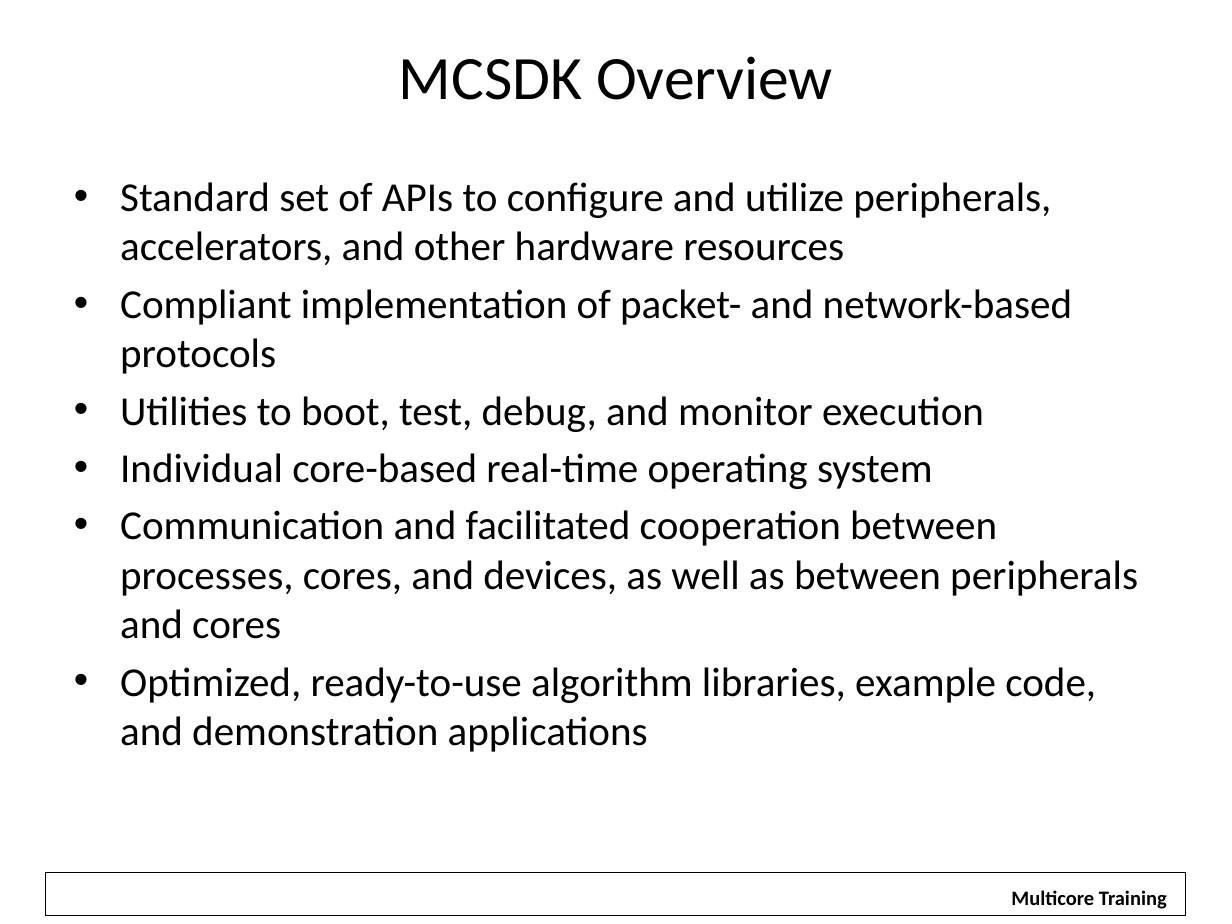
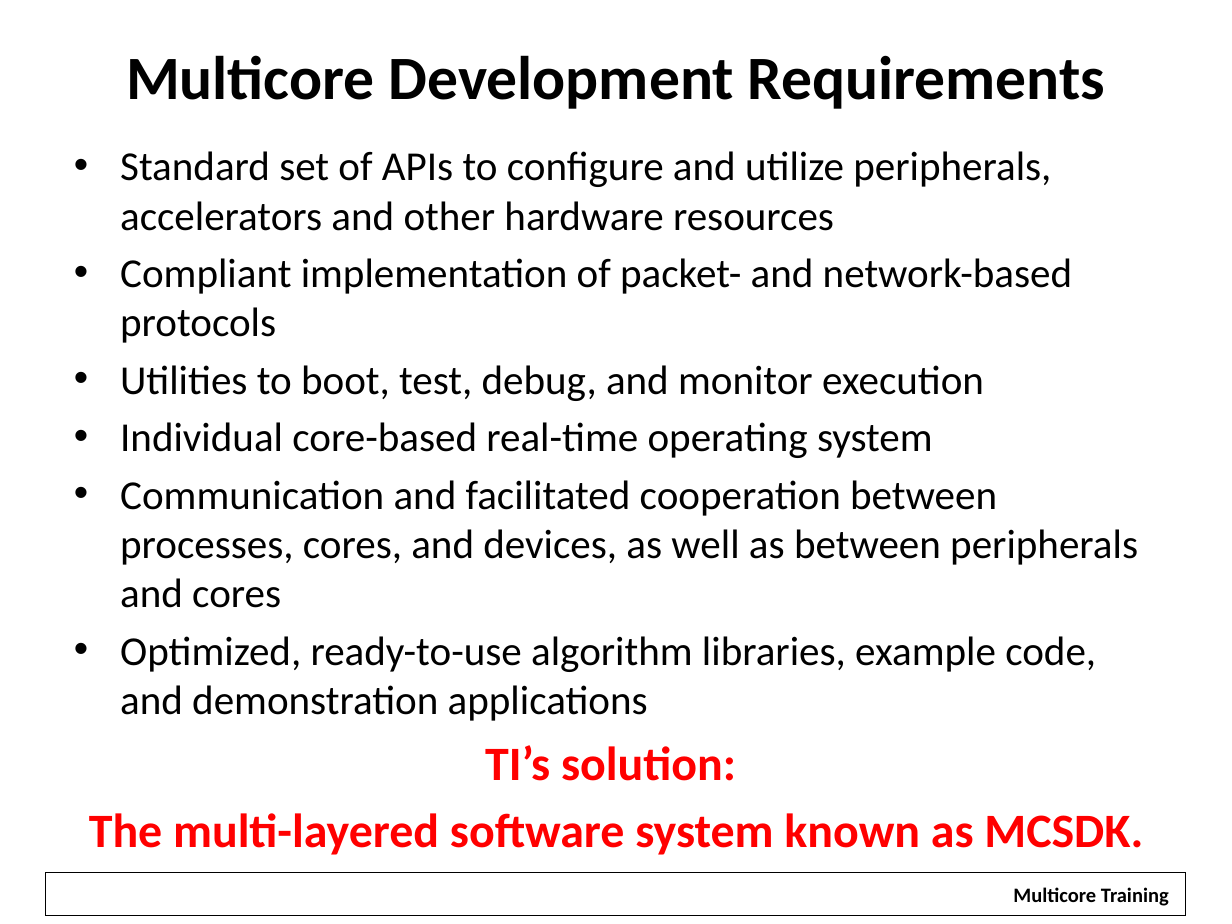
Before and after one commit to hari1989/keystone-workshop, a slide deck: slide 8 of slides/Introduction to KeyStone Software Ecosystem.pptx (slide 10 before the commit). Drawn at 1232x924 pixels with LibreOffice and Linux fonts; fonts in the diff are those of the drawing; background and template pictures are left out. Boxes give left, top, right and bottom in pixels: in the first picture for what was removed or moved away, otherwise in the second. Text is boxed around its words. In the diff, an @@ line names an element or a change of style, - is before the commit and + after.

```diff
--- a/slides/Introduction to KeyStone Software Ecosystem.pptx
+++ b/slides/Introduction to KeyStone Software Ecosystem.pptx
@@ title at (126, 55, 1105, 109): text changed; bold on @@
-MCSDK Overview
+Multicore Development Requirements
@@ text "Standard set of APIs to ...": place and size @@
-text "Standard set of APIs to ..." at (120, 182, 1138, 752)
+text "Standard set of APIs to ..." at (89, 151, 1143, 855)
@@ text at (120, 151, 1051, 231): text changed @@
-• Standard set of APIs to configure and utilize peripherals, accelerators, and other hardware resources
+• Standard set of APIs to configure and utilize peripherals, accelerators and other hardware resources
@@ text at (89, 745, 1143, 855): paragraphs added @@
+TI’s solution:
+The multi-layered software system known as MCSDK.
@@ rectangle "Multicore Training": place and size @@
-rectangle "Multicore Training" at (1011, 890, 1167, 909)
+rectangle "Multicore Training" at (1000, 876, 1183, 913)
```
Also in this commit, not shown: 18 other slides changed, 4 slides removed, 1 other file.
